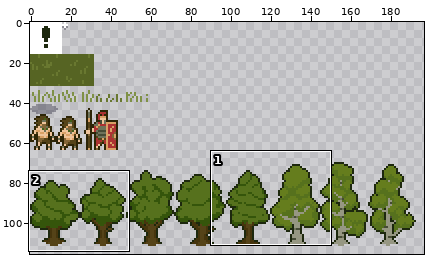
One commit to this sprite sheet: src/sprites.png. Above, an overview of the earlier version with the close-up marked.
Close-up. Before the commit:
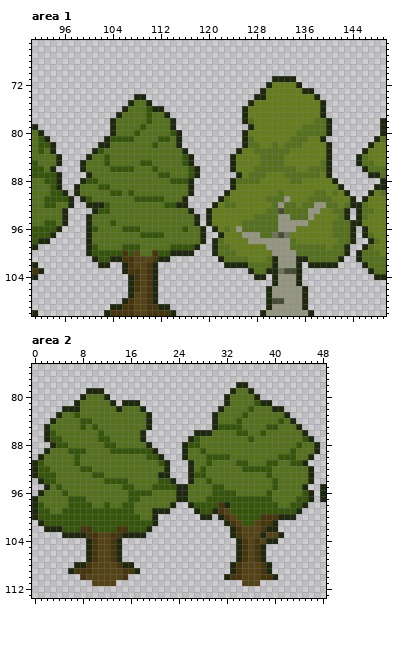
The file is 256x512 pixels. Colours within 5 levels of each other are drawn and written as one. Shown: area 1: x 91..149, y 65..110; area 2: x 0..48, y 75..113. The wide view leaves out empty margins.
Now the later version:
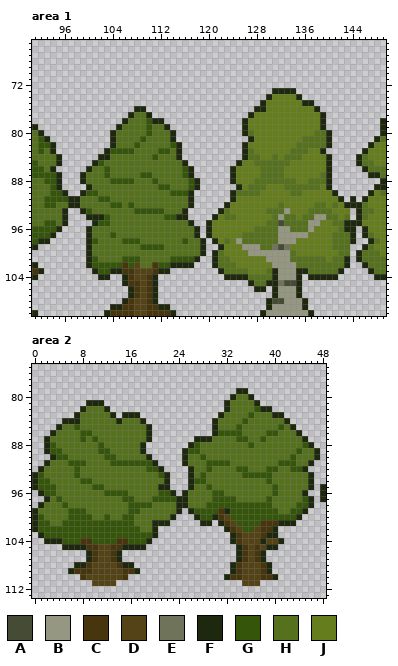
Palette (. is transparent): A #464b35  B #969782  C #46350d  D #554318  E #6e735a  F #1d280e  G #35550b  H #56711d  J #657d1d
The exact change:
Changed rows in their new state; - is an unchanged pixel.
Area 1:
first column x 98:
 71 ---------------------------------....---------
 72 --------------------------------......--------
 73 -------------------------------..FFFF...------
 74 ----------..------------------..F----F...-----
 75 ---------....----------------..F------FF..----
 76 --------..FF...-------------..FF--------F.----
 77 -------..F--F...------------.F----------------
 78 ------..F----FF..------------J----------JF.---
 79 ------.F---HG--F.-----------FJ--------JJJF.---
 80 ----------H-G---F.-----------H-------JJJ------
 81 -----.FHHH-G--HHF.----------.F------JJ-HHHF---
 82 ----..F---G--H--G------------JJ--J-JJ-HHHH----
 83 ---..FGGGG----GG-F.--------.FHJJJJJJHHH--F.---
 84 --..FF-------G---F..------..FHHJJ-JHHH--------
 85 -..FGH-----HH-----F.------.F--H----H-----J----
 86 -.F--GHHHH---H----GF.---------J----JJ--JJJ----
 87 -FH--G-----GG-HH--GF.-----FJ-JJ-HHHJJJJJJH----
 88 --HH--GGGG---G--HHHGF------JJJ-HHHHH-J-HHHF.--
 89 ..F-HH--------GG---GF-----.F-HHH---HHHHHH-F..-
 90 .FGG--HH-H------GGG------.FHHHH---J-HH--JJ-F..
 91 FHH-GG----HHHHH---HF----..F-----JJJJ---JJJJ-F.
 92 FHHHHHGG-G-----HHHHF---..FJ------JHJJ-JJHHJ--F
 93 -FGHHH----GGGGG---F.--..FH--------HBJJJHHHHJJJ
 94 ---FFG---------GGFF..-.F-HH---JJJ--H-J-HBBHHJH
 95 --.FGGH------------F.-------JJJJ--AHHHHBB----F
 96 ---H----HHH-------H-F.FJ-J-JJJ------HHHB---J-F
 97 ------G----HHHH-----F.FJJ---HHH--HBBBBB-------
 98 ---G----GGG-------G-----JH-BHHHHHH--B------H--
 99 ---H----HHHGGGG-HHHHHF-.FJ--BBBHHEAEJJJJJJ---H
100 ---HHHHHHHH--HHHHHHHHF---JJ--BBBB---HJJJJJJJ-H
101 --FGHHHHGGGHHHHHGGGGF--FH-JJJ---BB--HHH---J-HF
102 --FGGGGGCG-HHCGGFFFF---FHHHJJJJJJB---HHHHHHHHF
103 ---FGGFFC-D-DCFF--------FHHHHJJJH-BBB-FHHHHHF-
104 ----FF--FCD--------------FFFFHHHH------FFFFF--
105 --------FC-------------------FHHF-EAA---------
106 ------------------------------FF.F---F.-------
107 ----------C---------------------.F---F.-------
Area 2:
first column x 0:
 78 ----------------------------------..------------
 79 ---------...---------------------.FF.-----------
 80 --------.....-------------------.F--F.----------
 81 -------..FFF..-...-------------------F..--------
 82 -----...F---F......------------.F---HGFF..------
 83 ----...F-----F.FFF..----------.F---HG---FF.-----
 84 ---..FFFHH----F---F.--------------HG-----HF.----
 85 --..F--GH-H--------------------HHH-----HHG-F.---
 86 --.F----GG-H------HF-------...FGGG-H--HGG---F.--
 87 ---HH---G-GHH-----HF------.FFF----GGH-G------F.-
 88 --FGHH-----GHH----F.-----.F---------G-------HGF.
 89 ---GG-HHH--GGHHHHHF..-----GGH--------------HG---
 90 -..FGG-H----GG-----F..------GHHHH--------HH---HF
 91 ..F---G-G----GGGGGGGF..--FH---GGG-HH---HHGG-HHF-
 92 .FH----GHH---------GGF.-----HG----G-HHH-G--GGF.-
 93 --HH---G--HH---------G-----H-------GGGG---------
 94 FG-H----GG--HHHH-----HF.---GGH---------GH-------
 95 FGGGH-----GG---HH---HFF...F--GHH-------------HF-
 96 --GG-H------GGGGHHHH-GGF.-------HH-----HG----F.-
 97 ..F-G-HHH------G-H--GGGG-----H----HHHHH-----H---
 98 .F---GHHHH--H--H-GGG---HFFHHH--GG-------H--H-GF-
 99 -HH--H---HHHHHHH-G--HHHHF-FG--G-F--------HH-GF--
100 --HHHH----HH-HH--H--HHHF---FGGFCDG----GGGGGGF---
101 FG-HH------------HHH-FF-----FF-FCDG--G--CFFF----
102 FGGGG---GG----GG--HHF-----------FCDGG--C--------
103 -FGGGGGGGGGGGGGGGGGGF-----------------CFF.------
104 --FFFGGGCCGGGGCCGGGF-------------FCD-DFDDF------
105 -----FFFFC----CFFFF-------------------DFF-------
